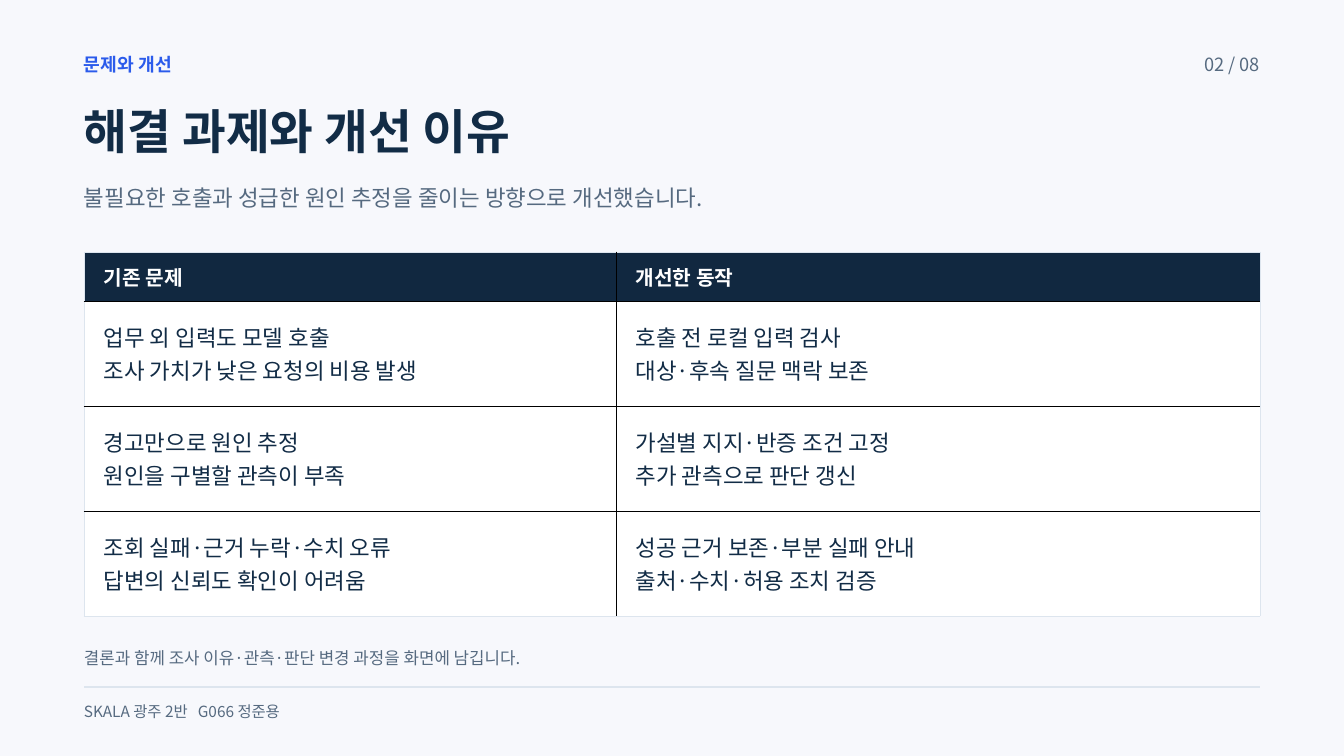
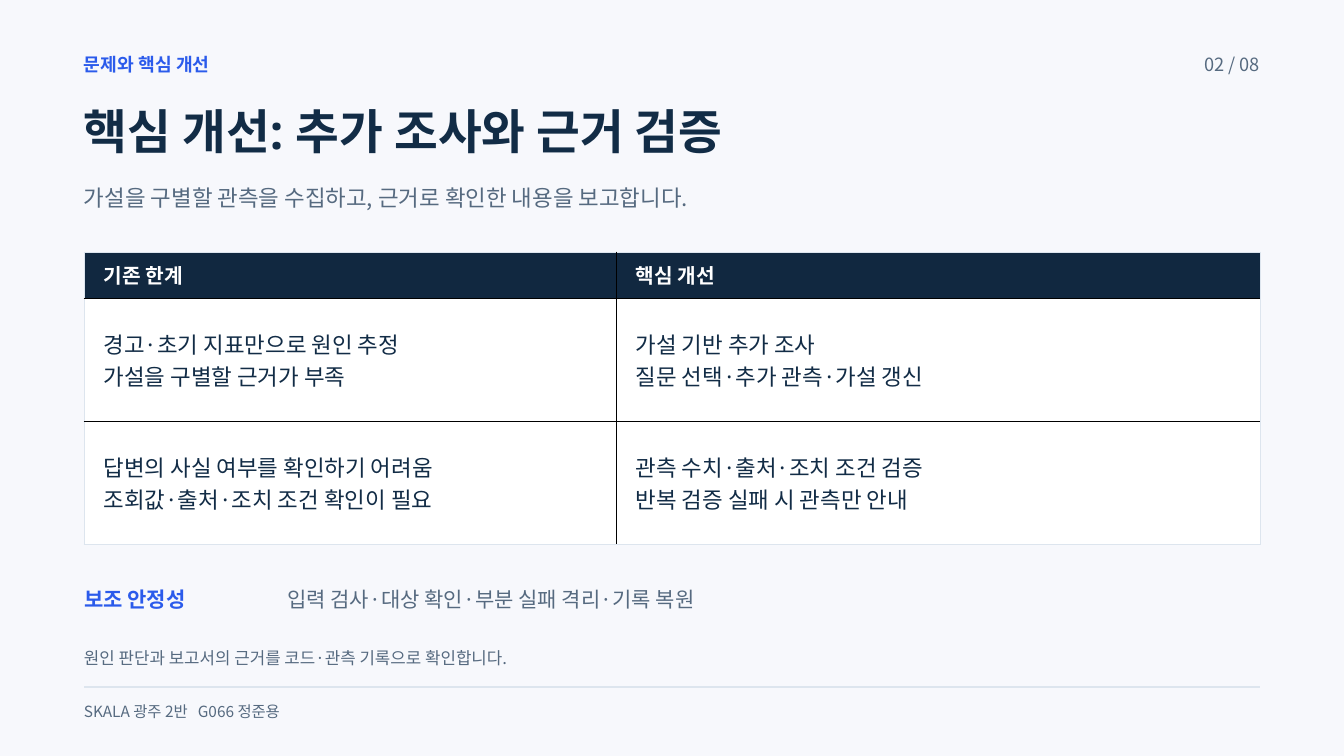
Before and after one commit to beshurl/skala-ai-mini-project, a slide deck: slide 2 of doc/presentation/운영진단_에이전트_5분발표.pptx. Drawn at 1344x756 pixels with LibreOffice and Linux fonts; fonts in the diff are those of the drawing. Boxes give left, top, right and bottom in pixels: in the first picture for what was removed or moved away, otherwise in the second. Text is boxed around its words. In the diff, an @@ line names an element or a change of style, - is before the commit and + after.

```diff
--- a/doc/presentation/운영진단_에이전트_5분발표.pptx
+++ b/doc/presentation/운영진단_에이전트_5분발표.pptx
@@ text at [84,55,210,73]: text changed @@
-문제와 개선
+문제와 핵심 개선
@@ text at [84,109,723,154]: text changed @@
-해결 과제와 개선 이유
+핵심 개선: 추가 조사와 근거 검증
@@ text at [84,187,688,210]: text changed @@
-불필요한 호출과 성급한 원인 추정을 줄이는 방향으로 개선했습니다.
+가설을 구별할 관측을 수집하고, 근거로 확인한 내용을 보고합니다.
@@ table at [84,252,1260,543] @@
-row 1: 기존 문제 | 개선한 동작
-row 2: 업무 외 입력도 모델 호출 / 조사 가치가 낮은 요청의 비용 발생 | 호출 전 로컬 입력 검사 / 대상·후속 질문 맥락 보존
-row 3: 경고만으로 원인 추정 / 원인을 구별할 관측이 부족 | 가설별 지지·반증 조건 고정 / 추가 관측으로 판단 갱신
-row 4: 조회 실패·근거 누락·수치 오류 / 답변의 신뢰도 확인이 어려움 | 성공 근거 보존·부분 실패 안내 / 출처·수치·허용 조치 검증
+row 1: 기존 한계 | 핵심 개선
+row 2: 경고·초기 지표만으로 원인 추정 / 가설을 구별할 근거가 부족 | 가설 기반 추가 조사 / 질문 선택·추가 관측·가설 갱신
+row 3: 답변의 사실 여부를 확인하기 어려움 / 조회값·출처·조치 조건 확인이 필요 | 관측 수치·출처·조치 조건 검증 / 반복 검증 실패 시 관측만 안내
@@ text added at [84,589,185,609], 22.5 pt, text #2B5BEB, bold @@
+보조 안정성
@@ text added at [287,589,695,609], 22.5 pt, text #566A80 @@
+입력 검사·대상 확인·부분 실패 격리·기록 복원
@@ text at [84,650,507,666]: text changed @@
-결론과 함께 조사 이유·관측·판단 변경 과정을 화면에 남깁니다.
+원인 판단과 보고서의 근거를 코드·관측 기록으로 확인합니다.
```
Also in this commit, not shown: 2 other slides changed, 3 other files.
